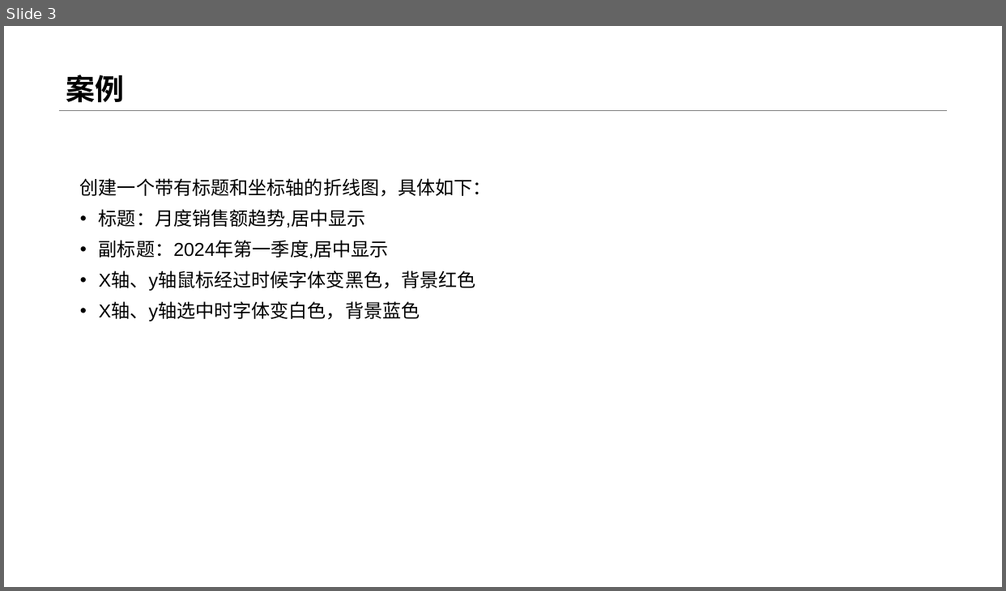
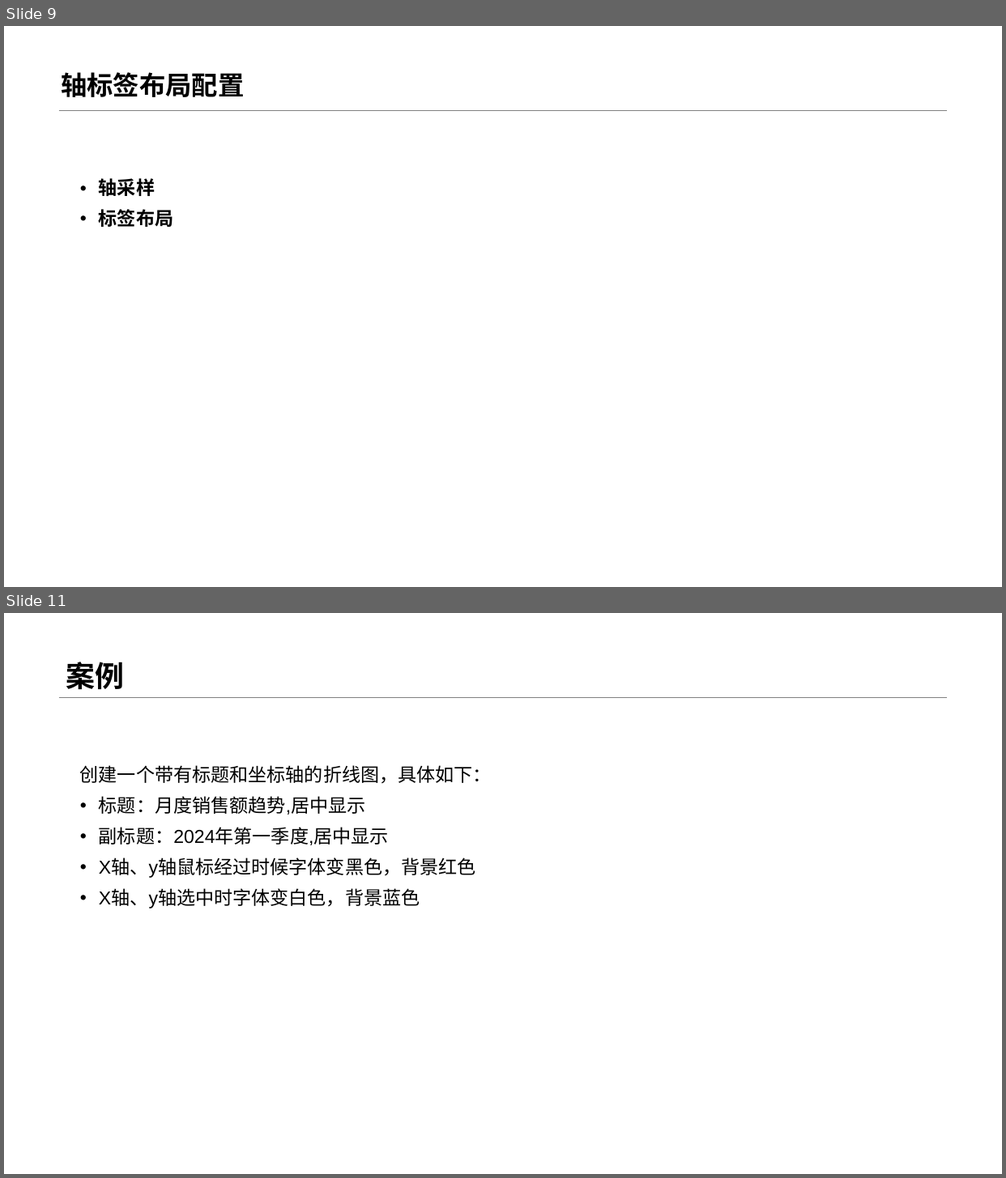
Before and after one commit to menglin1997/vchartCourse, a slide deck: code/Chapter 2 - Detailed Explanation of Chart Concepts/07-Title and coordinate axis control/07-标题和坐标轴配置.pptx. Shown one above the other, each under a label of ours: slide 3 before the commit, slides 9 and 11 after it; the slides between them are not shown. The pictures are 1006x591 and 1006x1178 pixels, drawn with LibreOffice and Linux fonts; fonts in the diff are those of the drawing. Boxes give left, top, right and bottom in pixels: in the first picture for what was removed or moved away, otherwise in the second. Text is boxed around its words. In the diff, an @@ line names an element or a change of style, - is before the commit and + after.

```diff
--- a/code/Chapter 2 - Detailed Explanation of Chart Concepts/07-Title and coordinate axis control/07-标题和坐标轴配置.pptx
+++ b/code/Chapter 2 - Detailed Explanation of Chart Concepts/07-Title and coordinate axis control/07-标题和坐标轴配置.pptx
@@ slide 9 added at [4,26,1002,587], background #FFFFFF; not listed: 1 template element that a slide beside it also shows @@
@@ title added at [61,72,244,97], 25.2 pt, text #000000, bold @@
+轴标签布局配置
@@ text added at [99,178,173,227], 18 pt, text #000000, bold @@
+• 轴采样
+• 标签布局
@@ what was slide 3 is now slide 11 @@
```
Also in this commit, not shown: 1 slide changed, 7 other slides added, 7 other files.
